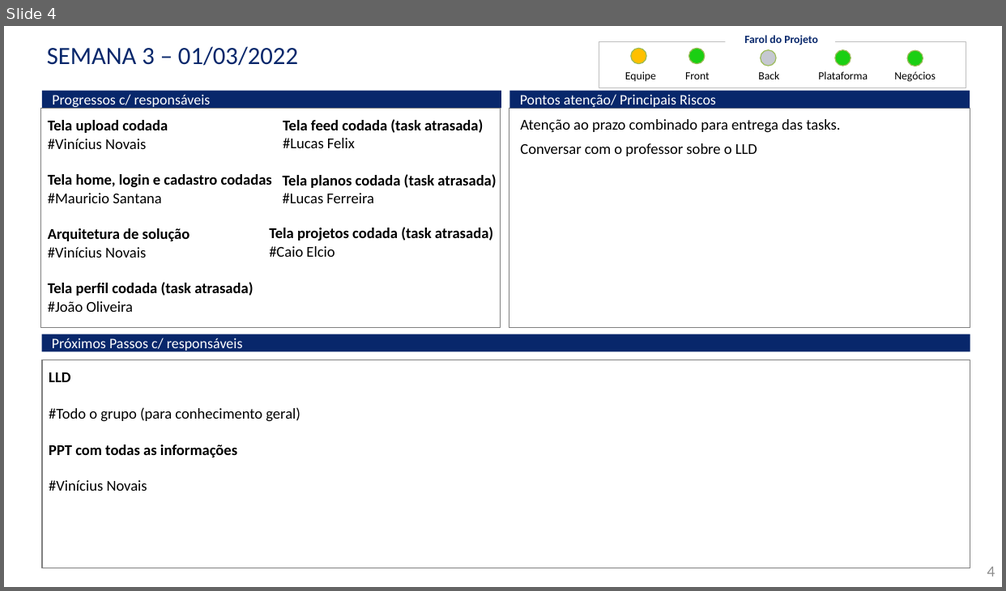
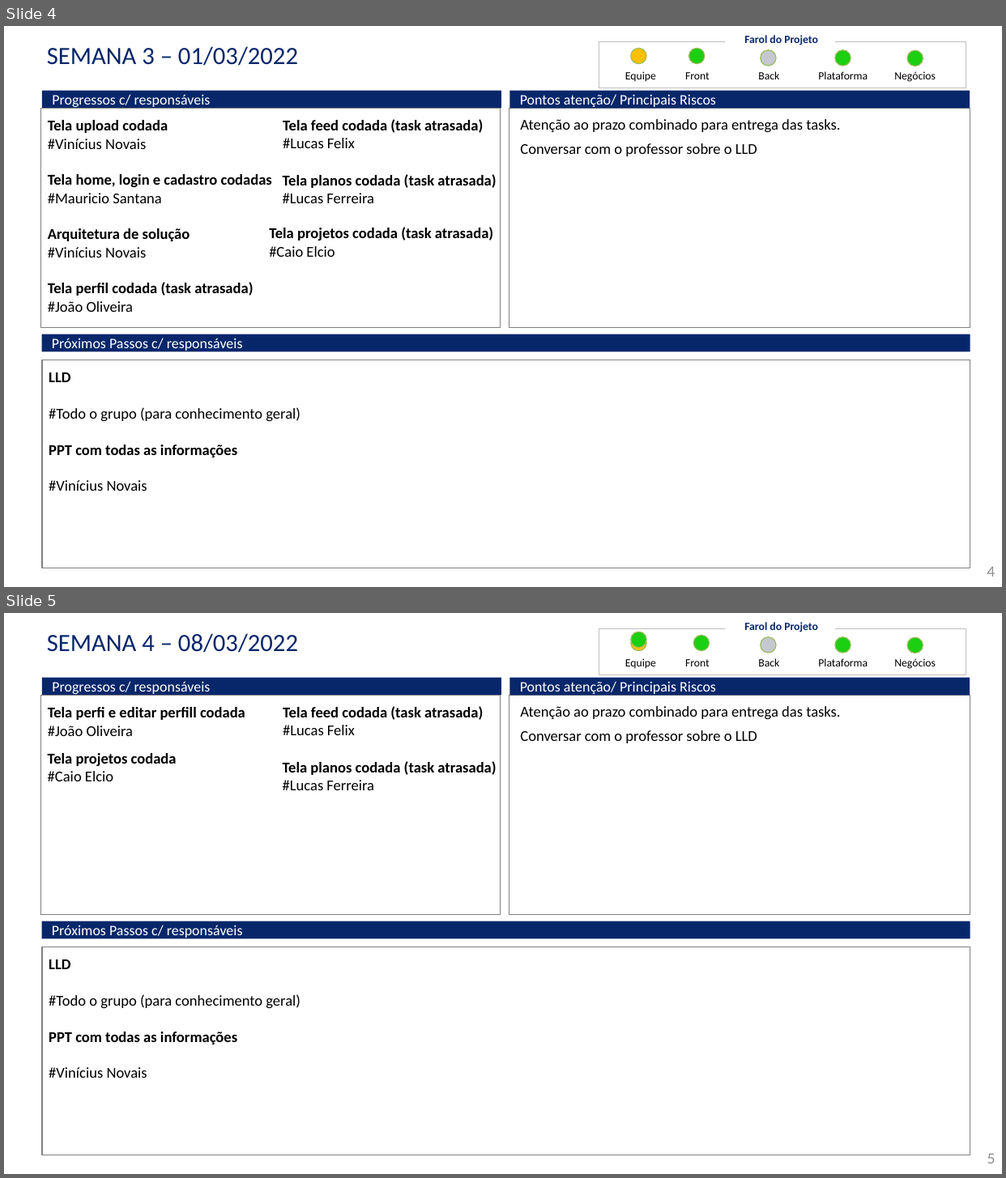
Before and after one commit to Caio-Elcio/2WORK-Mobile, a slide deck: Documentos/Status Report/StatusReport.pptx. Shown one above the other, each under a label of ours: slide 4 before the commit, slides 4 and 5 after it. The pictures are 1006x591 and 1006x1178 pixels, drawn with LibreOffice and Linux fonts; fonts in the diff are those of the drawing. Boxes give left, top, right and bottom in pixels: in the first picture for what was removed or moved away, otherwise in the second. Text is boxed around its words. In the diff, an @@ line names an element or a change of style, - is before the commit and + after.

Commit message:
Adiciona telas de Perfil e Editar perfil

```diff
--- a/Documentos/Status Report/StatusReport.pptx
+++ b/Documentos/Status Report/StatusReport.pptx
@@ slide 5 added at bbox=[4, 613, 1002, 1174], background #FFFFFF @@
@@ title added at bbox=[47, 633, 298, 653], 26.5 pt, text #08276B @@
+SEMANA 4 – 08/03/2022
@@ rectangle added at bbox=[599, 628, 966, 675], outline #BFBFBF 0.5 pt @@
@@ ellipse added at bbox=[631, 636, 646, 651], fill #FFC000, outline #9BBB59 1 pt @@
@@ ellipse added at bbox=[631, 632, 646, 648], fill #1BCF13, outline #9BBB59 1 pt @@
@@ ellipse added at bbox=[694, 636, 710, 651], fill #1BCF13, outline #9BBB59 1 pt @@
@@ text added at bbox=[744, 622, 818, 632], 11.8 pt, text #08276B, bold @@
+Farol do Projeto
@@ ellipse added at bbox=[761, 636, 776, 653], fill #C5C8D1, outline #9BBB59 1 pt @@
@@ ellipse added at bbox=[835, 636, 850, 653], fill #1BCF13, outline #9BBB59 1 pt @@
@@ text added at bbox=[625, 658, 656, 669], 11.8 pt, text #000000 @@
+Equipe
@@ text added at bbox=[685, 659, 710, 666], 11.8 pt, text #000000 @@
+Front
@@ text added at bbox=[758, 658, 779, 666], 11.8 pt, text #000000 @@
+Back
@@ text added at bbox=[818, 658, 867, 666], 11.8 pt, text #000000 @@
+Plataforma
@@ text added at bbox=[894, 658, 936, 669], 11.8 pt, text #000000 @@
+Negócios
@@ ellipse added at bbox=[908, 637, 923, 653], fill #1BCF13, outline #9BBB59 1 pt @@
@@ rectangle added at bbox=[42, 678, 501, 695], fill #08276B, 15.4 pt, text #FFFFFF @@
+Progressos c/ responsáveis
@@ rectangle added at bbox=[509, 678, 970, 695], fill #08276B, 15.4 pt, text #FFFFFF @@
+Pontos atenção/ Principais Riscos
@@ rectangle added at bbox=[40, 695, 501, 915], outline #808080 1 pt, 16 pt, text #000000, bold @@
+  Tela perfi e editar perfill codada
+  #João Oliveira
@@ text added at bbox=[283, 706, 483, 735], 16 pt, text #000000, bold @@
+  Tela feed codada (task atrasada)
+  #Lucas Felix
@@ rectangle added at bbox=[509, 695, 970, 915], outline #808080 1 pt @@
@@ text added at bbox=[520, 706, 840, 720], 16 pt, text #000000 @@
+Atenção ao prazo combinado para entrega das tasks.
@@ text added at bbox=[520, 730, 757, 743], 16 pt, text #000000 @@
+  Conversar com o professor sobre o LLD
@@ text added at bbox=[48, 753, 177, 781], 16 pt, text #000000, bold @@
+Tela projetos codada
+#Caio Elcio
@@ text added at bbox=[283, 761, 496, 790], 16 pt, text #000000, bold @@
+Tela planos codada (task atrasada)
+#Lucas Ferreira
@@ rectangle added at bbox=[42, 921, 970, 939], fill #08276B, 15.4 pt, text #FFFFFF @@
+Próximos Passos c/ responsáveis
@@ rectangle added at bbox=[42, 947, 970, 1156], outline #808080 1 pt, 16 pt, text #000000 @@
+  LLD
+  #Todo o grupo (para conhecimento geral)
+  PPT com todas as informações
+  #Vinícius Novais
@@ page number added at bbox=[987, 1154, 995, 1164], 14.7 pt, text #8C8C8C @@
+5
```
